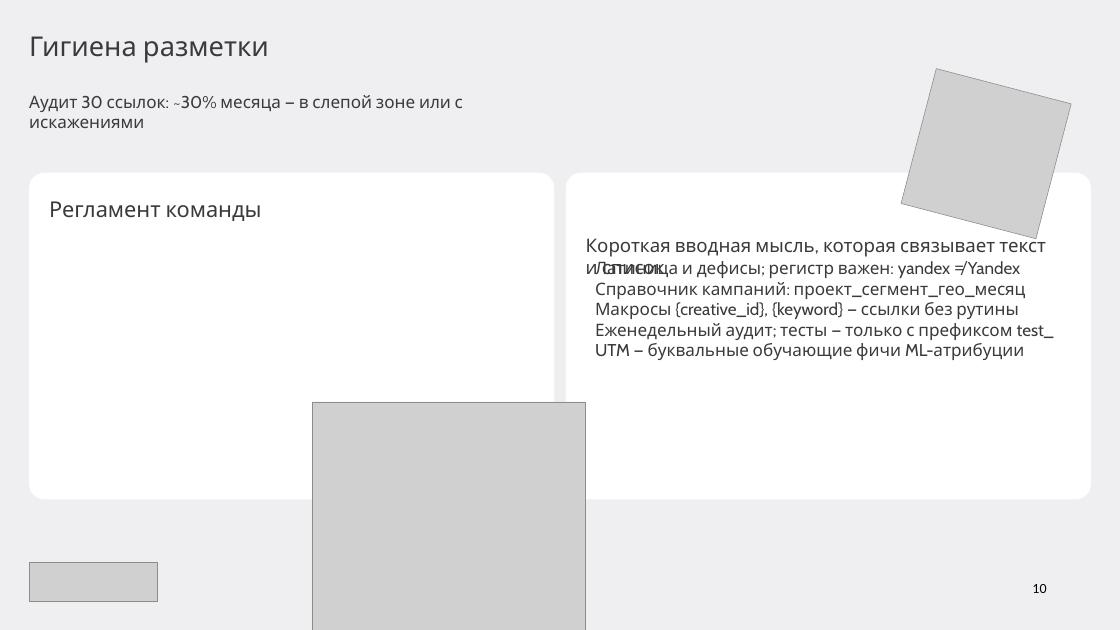
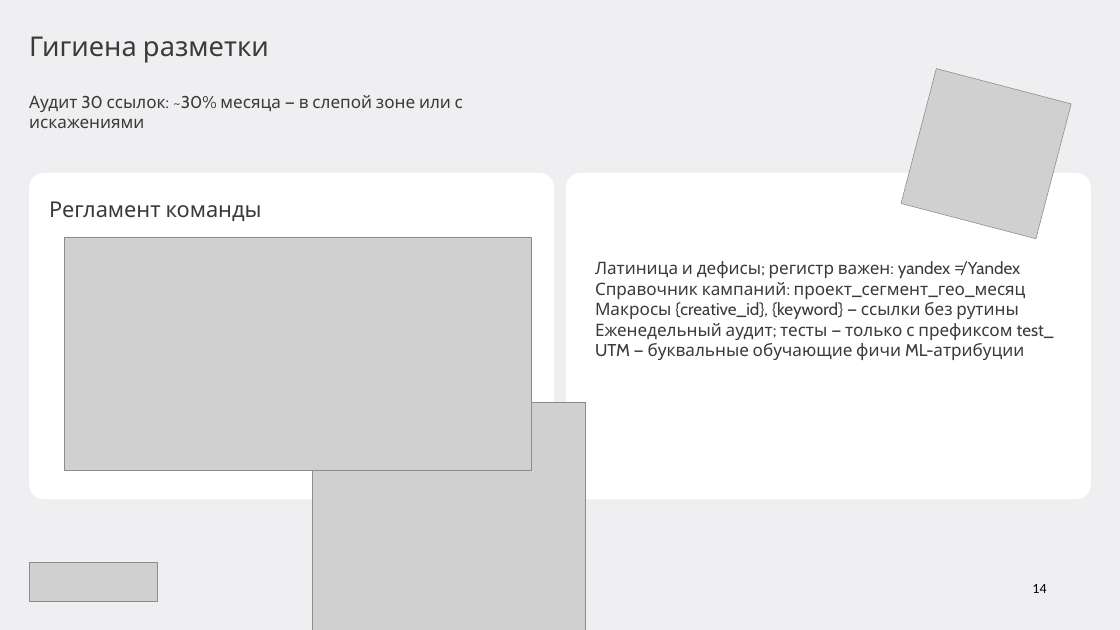
Before and after one commit to gavnukkk97/analytics-lectures, a slide deck: slide 14 of Драфт/маркетинговая-аналитика/presentations/Лекция 03 — Каналы и атрибуция (модули 3–4).pptx (slide 9 before the commit). Drawn at 1120x630 pixels with LibreOffice and Linux fonts; fonts in the diff are those of the drawing; grey boxes stand for pictures; background and template pictures are left out. Boxes give left, top, right and bottom in pixels: in the first picture for what was removed or moved away, otherwise in the second. Text is boxed around its words. In the diff, an @@ line names an element or a change of style, - is before the commit and + after.

```diff
--- a/Драфт/маркетинговая-аналитика/presentations/Лекция 03 — Каналы и атрибуция (модули 3–4).pptx
+++ b/Драфт/маркетинговая-аналитика/presentations/Лекция 03 — Каналы и атрибуция (модули 3–4).pptx
@@ picture added at <box>64,237,531,470</box> @@
@@ text removed at <box>586,235,1046,274</box> @@
-Короткая вводная мысль, которая связывает текст
-и список
@@ text at <box>1032,584,1046,593</box>: text changed @@
-10
+14
```
Also in this commit, not shown: 24 other slides changed, 33 slides added, 10 slides removed, 24 other files.
